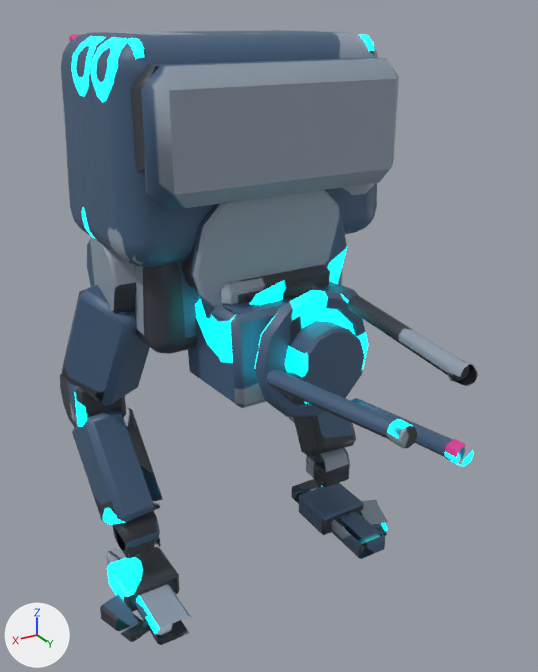
What one commit did to the FBX model unity/RogueCommandAssetAuthoring/Assets/RogueCommandExpansionSample/Models/ArcLanceWalker_Atlas.fbx.
Camera for both pictures: a camera (50 mm lens) standing at (1.41, 2.73, 2.41) and looking at (-0.03, 0.34, 1.21). Lighting does not change. The marker at lower left points along +X, +Y and +Z. The first picture is the older version.

The first picture shows 'ArcLanceWalker_UnifiedMesh'.
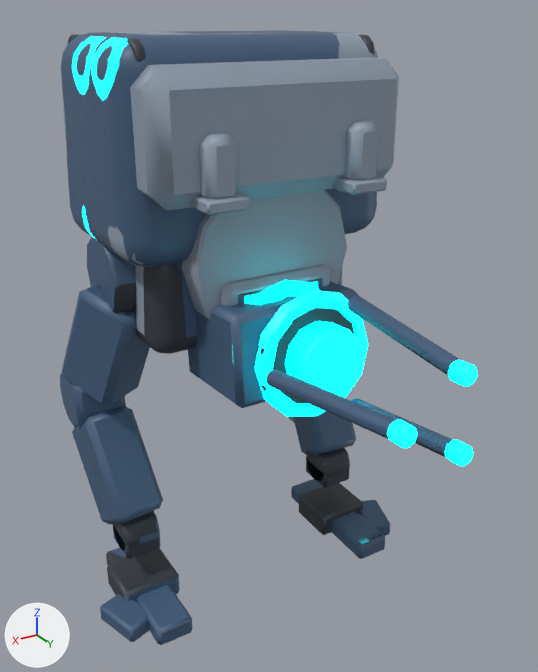
Location of each change, [x1, y1, x2, y2] in pixels of the pictures (538 x 672 px):
part 1 of me_arclancewalker_unifiedmesh_data_001, added (blue)
    after: [332, 176, 387, 195]
part 2 of me_arclancewalker_unifiedmesh_data_001, added (blue)
    after: [190, 193, 249, 215]
part 3 of me_arclancewalker_unifiedmesh_data_001, added (blue)
    after: [343, 121, 378, 180]
part 4 of me_arclancewalker_unifiedmesh_data_001, added (blue)
    after: [199, 133, 238, 199]
part 5 of me_arclancewalker_unifiedmesh_data_001, surface changed
    both: [60, 34, 478, 645]

What the commit changed:
me_arclancewalker_unifiedmesh_data_001 is used by ob_arclancewalker_unifiedmesh; location (0.0, 0.0, 0.0).
me_arclancewalker_unifiedmesh_data_001 had 2948 vertices, 3052 faces and spanned x -0.75..0.75, y -0.72..1.4, z 0.0..2.35.
me_arclancewalker_unifiedmesh_data_001 now has 3368 vertices, 3472 faces and spans x -0.75..0.75, y -0.72..1.4, z 0.0..2.35.
me_arclancewalker_unifiedmesh_data_001 part 1: the loose piece of 24 vertices spanning x -0.49..-0.43, y 0.25..0.35, z 2.22..2.25 is copied, and the copy is scaled about its middle by (3.15, 3.19, 1.44), then moved by (0.17, 0.15, -0.39); it spans x -0.37..-0.21, y 0.29..0.61, z 1.82..1.86.
me_arclancewalker_unifiedmesh_data_001 part 2: the loose piece of 24 vertices spanning x 0.43..0.49, y 0.25..0.35, z 2.22..2.25 is copied, and the copy is scaled about its middle by (3.15, 3.19, 1.44), then moved by (-0.17, 0.15, -0.39); it spans x 0.21..0.37, y 0.29..0.61, z 1.82..1.86.
me_arclancewalker_unifiedmesh_data_001 part 3: a new loose piece of 24 vertices spanning x -0.35..-0.23, y 0.31..0.59, z 1.84..2.06, in mat_arclancewalker_material_atlas.
me_arclancewalker_unifiedmesh_data_001 part 4: a new loose piece of 24 vertices spanning x 0.23..0.35, y 0.31..0.59, z 1.84..2.06, in mat_arclancewalker_material_atlas.
me_arclancewalker_unifiedmesh_data_001 part 5: 2805 kept faces spanning x -0.75..0.75, y -0.72..1.4, z 0.0..2.34 get new texture (UV) coordinates.
Other edits to the shape of me_arclancewalker_unifiedmesh_data_001 do not show in these pictures.
